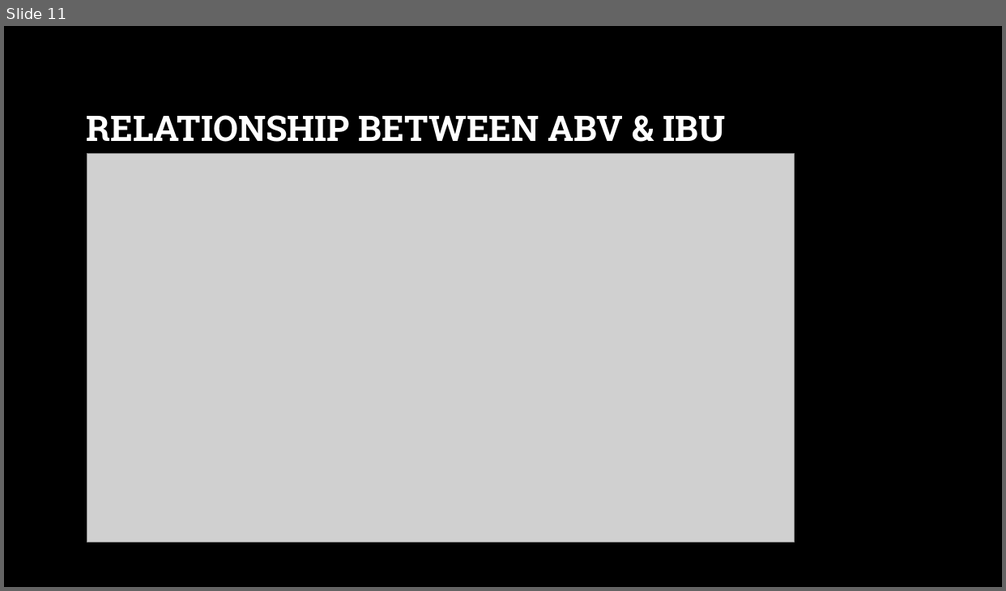
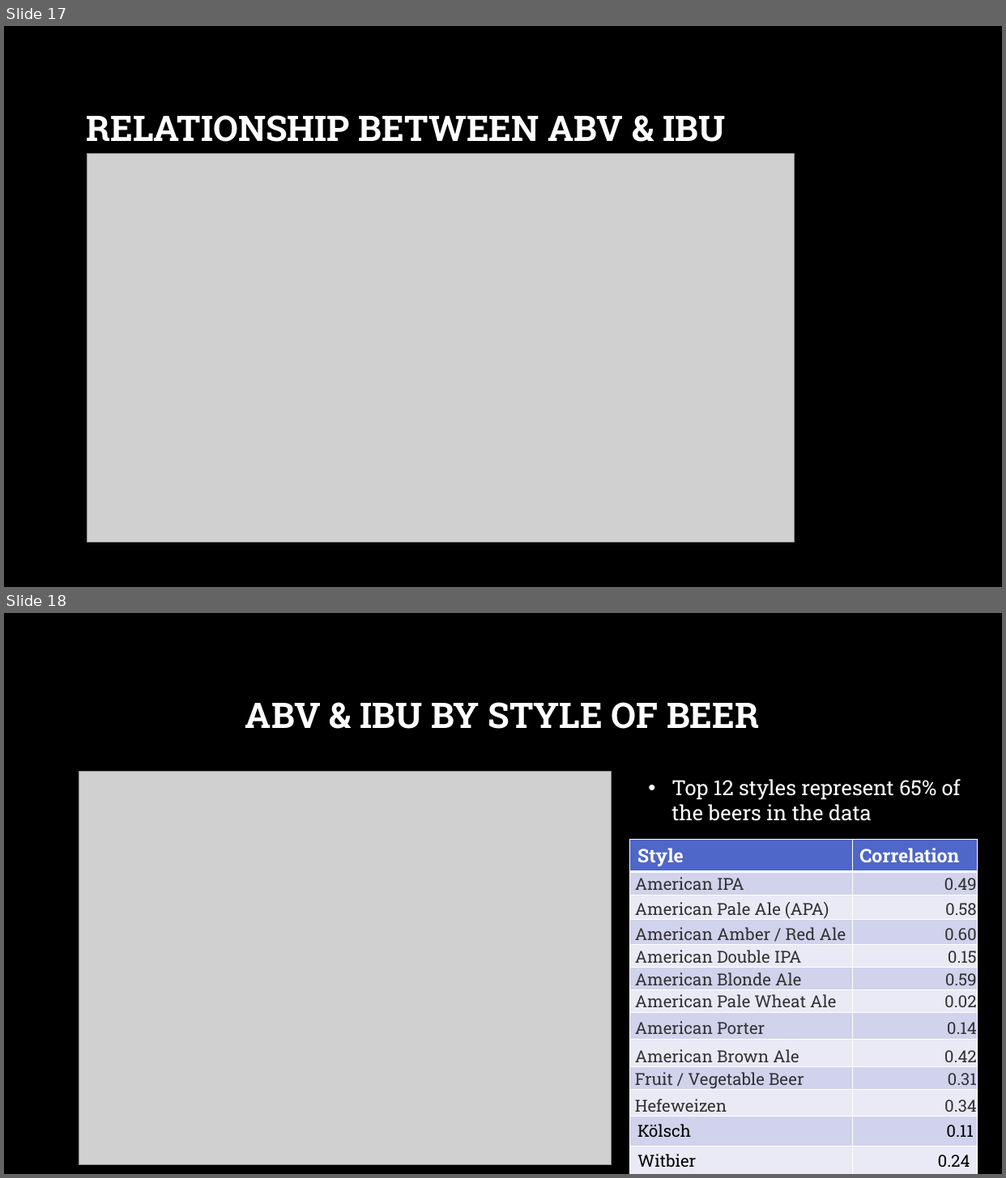
Before and after one commit to IndyD/MSDS-6306-case-study-1, a slide deck: Case Study – Budweiser Brewery Insights.pptx. Shown one above the other, each under a label of ours: slide 11 before the commit, slides 17 and 18 after it. The pictures are 1006x591 and 1006x1178 pixels, drawn with LibreOffice and Linux fonts; fonts in the diff are those of the drawing; grey boxes stand for pictures; background and template pictures are left out. Boxes give left, top, right and bottom in pixels: in the first picture for what was removed or moved away, otherwise in the second. Text is boxed around its words. In the diff, an @@ line names an element or a change of style, - is before the commit and + after.

```diff
--- a/Case Study – Budweiser Brewery Insights.pptx
+++ b/Case Study – Budweiser Brewery Insights.pptx
@@ slide 18 added at box(4, 613, 1002, 1174), background picture (left out) @@
@@ title added at box(245, 702, 759, 729), 34 pt, text #FFFFFF, bold @@
+ABV & IBU BY STYLE OF BEER
@@ picture added at box(79, 772, 612, 1165) @@
@@ text added at box(671, 779, 961, 821), 20 pt, text #FFFFFF @@
+• Top 12 styles represent 65% of the beers in the data
@@ table added at box(630, 840, 978, 1171), 13 rows, 2 columns @@
+Style | Correlation
+American IPA | 0.49
+American Pale Ale (APA) | 0.58
+American Amber / Red Ale | 0.60
+American Double IPA | 0.15
+American Blonde Ale | 0.59
+American Pale Wheat Ale | 0.02
+American Porter | 0.14
+American Brown Ale | 0.42
+Fruit / Vegetable Beer | 0.31
+Hefeweizen | 0.34
+Kölsch | 0.11
+Witbier | 0.24
@@ what was slide 11 is now slide 17 @@
```
Also in this commit, not shown: 4 slides changed, 6 other slides added.
